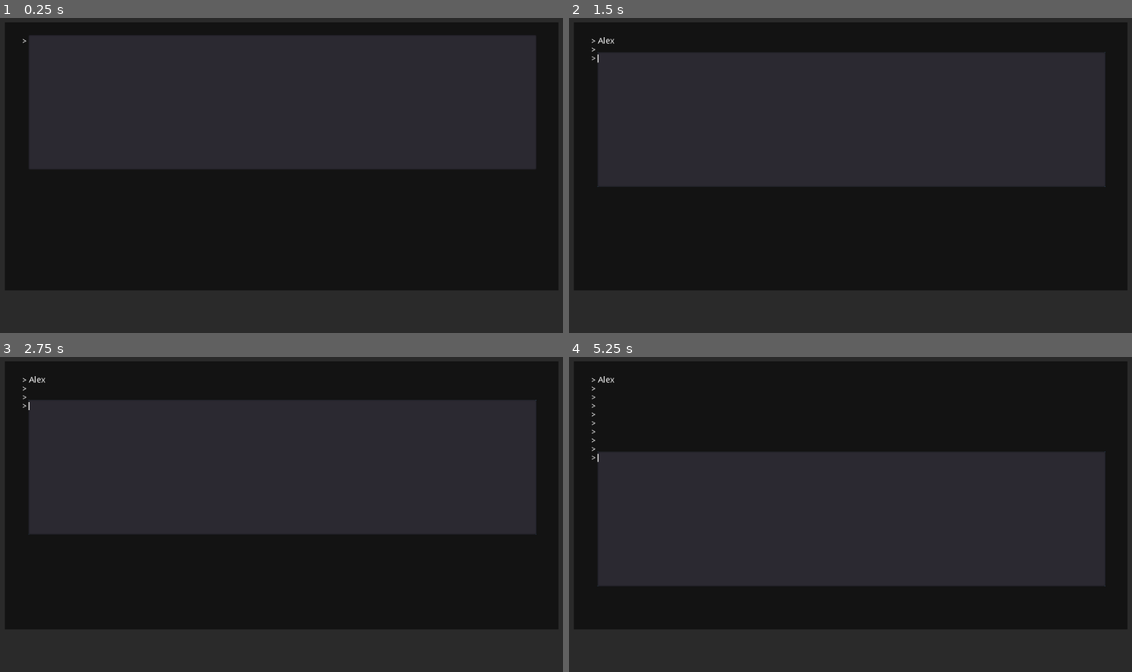
Above: before the commit, frames 1-4 (two rows, left to right).
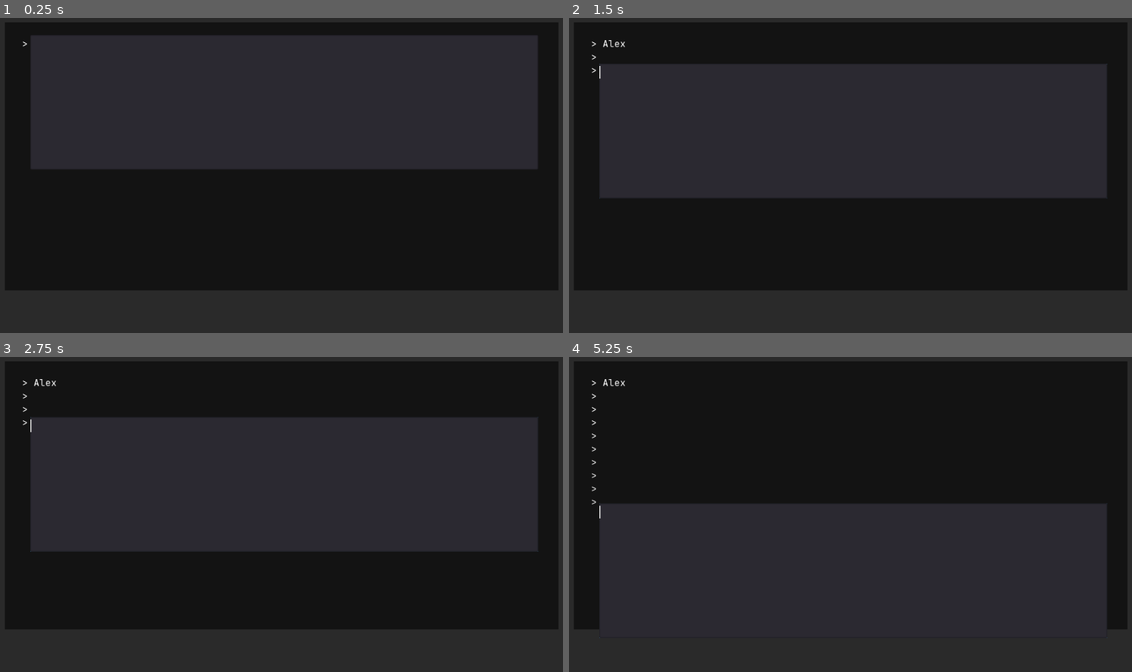
Above: after the commit, the same moments.

Repository: ailurada/project-seafarer
Game: Godot game, scene res://Control.tscn
Two runs of this game, one before a commit and one after it. Both use one fixed random seed, a clock stepped at 60 frames per second and the inputs below.
Inputs (mouse positions are in pixels of both pictures, inside the frame that each line leads up to):
- Up to frame 1 (0.25 s): no input
- Up to frame 2 (1.5 s): click (850, 103) at 0.52 s; type "Alex" at 0.6 s; tap Enter (enter) at 1.25, 1.35 s
- Up to frame 3 (2.75 s): tap Space at 2 s; tap Enter (enter) at 2.1 s
- Up to frame 4 (5.25 s): tap Enter (enter) at 2.75, 2.85, 3.6, 4.25, 4.35, 5.1 s; tap Space at 3.5, 5 s

The runs differ from the first frame. In frame 1, 0.1% of the frame differs, in the area x 4-96%, y 5-48%; in frame 2, 6.5%; in frame 3, 9.5%; in frame 4, 27%, in the area x 4-96%, y 6-90%.

Commit message:
Added Jetbrains Mono font

Diff:
--- a/app/Control.tscn
+++ b/app/Control.tscn
@@ -1,10 +1,12 @@
-[gd_scene load_steps=2 format=2]
+[gd_scene load_steps=3 format=2]
 
 [ext_resource path="res://scripts/UserInput.gd" type="Script" id=1]
+[ext_resource path="res://Resources/DefaultFont.tres" type="Theme" id=2]
 
 [node name="Control" type="Control"]
 anchor_right = 1.0
 anchor_bottom = 1.0
+theme = ExtResource( 2 )
 
 [node name="ColorRect" type="ColorRect" parent="."]
 margin_right = 1025.0
@@ -26,10 +28,11 @@
 text = "> "
 
 [node name="TextEdit" type="TextEdit" parent="."]
-margin_left = 75.0
+margin_left = 78.0
 margin_top = 82.0
-margin_right = 955.0
+margin_right = 958.0
 margin_bottom = 316.0
+theme = ExtResource( 2 )
 script = ExtResource( 1 )
 text_output_path = NodePath("../RichTextLabel")
-line_width = 15
+line_width = 25
--- /dev/null
+++ b/app/Resources/DefaultFont.tres
@@ -0,0 +1,10 @@
+[gd_resource type="Theme" load_steps=3 format=2]
+
+[sub_resource type="DynamicFontData" id=1]
+font_path = "res://Fonts/JetBrainsMono-Regular.ttf"
+
+[sub_resource type="DynamicFont" id=2]
+font_data = SubResource( 1 )
+
+[resource]
+default_font = SubResource( 2 )
--- a/app/project.godot
+++ b/app/project.godot
@@ -13,6 +13,12 @@
 config/name="Seafarer"
 run/main_scene="res://Control.tscn"
 config/icon="res://icon.png"
+
+[global]
+
+custom=false
+"custom fon"=false
+"custom font"=false
 
 [gui]
 
--- a/app/scripts/UserInput.gd
+++ b/app/scripts/UserInput.gd
@@ -11,10 +11,17 @@
 
 export var line_width: int
 
+
+
 # Called when the node enters the scene tree for the first time.
 func _ready():
 	text_output = get_node(text_output_path)
 	start_position = self.rect_position
+
+	#var dynamic_font = DynamicFont.new()
+	#dynamic_font.font_data = load("res://Fonts/JetBrainsMono-Regular.ttf")
+	#dynamic_font.size = 12
+	#self.set("custom_fonts/font", dynamic_font)
 
 
 # Called every frame. 'delta' is the elapsed time since the previous frame.
Binary file added: app/Fonts/JetBrainsMono-Regular.ttf
